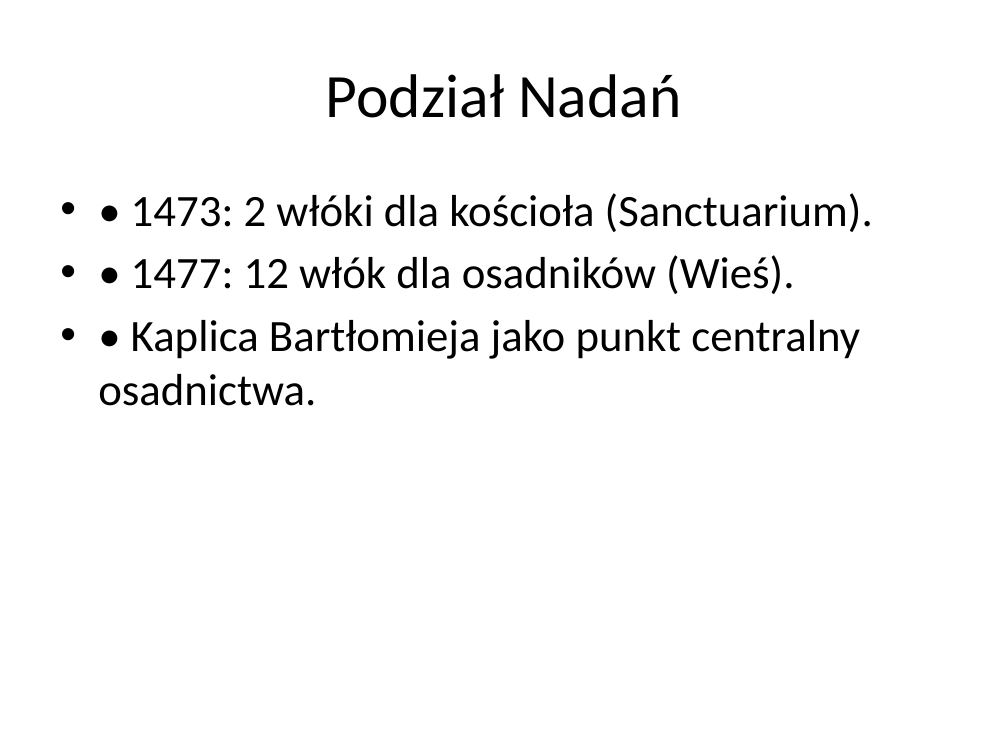
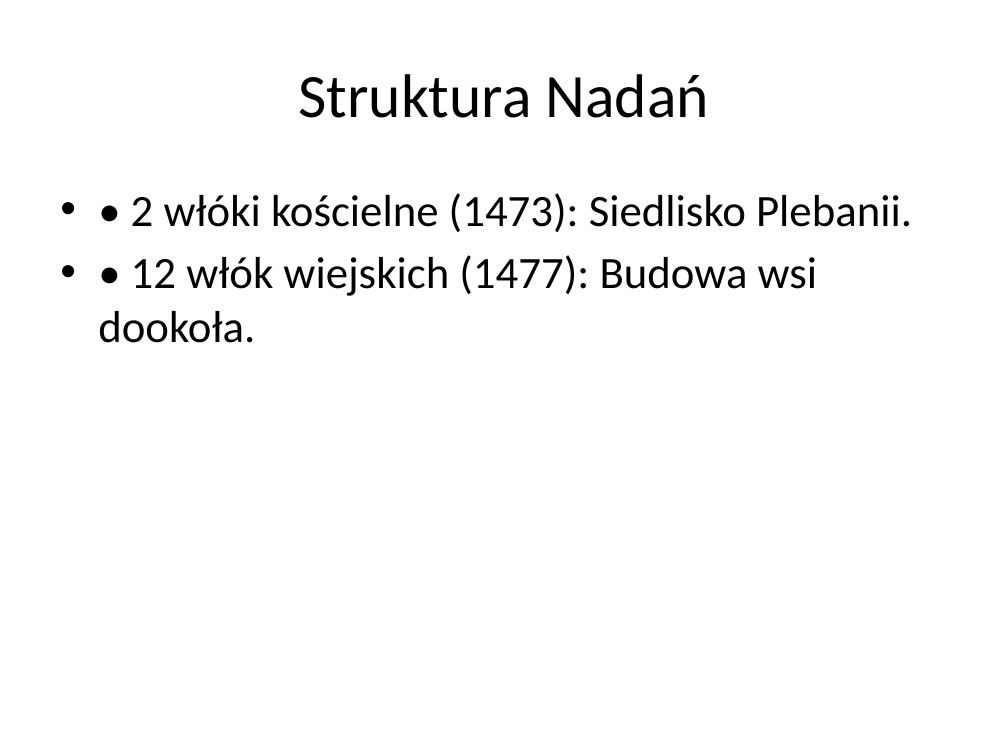
Before and after one commit to lindi2k23-eng/pustel, a slide deck: slide 5 of Analiza_Historyczno-Badawcza_Najnowszego Pustelnika170520266.pptx (slide 6 before the commit). Drawn at 1008x756 pixels with LibreOffice and Linux fonts; fonts in the diff are those of the drawing. Boxes give left, top, right and bottom in pixels: in the first picture for what was removed or moved away, otherwise in the second. Text is boxed around its words. In the diff, an @@ line names an element or a change of style, - is before the commit and + after.

```diff
--- a/Analiza_Historyczno-Badawcza_Najnowszego Pustelnika170520266.pptx
+++ b/Analiza_Historyczno-Badawcza_Najnowszego Pustelnika170520266.pptx
@@ title at [298, 74, 709, 118]: text changed @@
-Podział Nadań
+Struktura Nadań
@@ text at [98, 193, 912, 343]: text changed @@
-• • 1473: 2 włóki dla kościoła (Sanctuarium).
-• • 1477: 12 włók dla osadników (Wieś).
-• • Kaplica Bartłomieja jako punkt centralny osadnictwa.
+• • 2 włóki kościelne (1473): Siedlisko Plebanii.
+• • 12 włók wiejskich (1477): Budowa wsi dookoła.
```
Also in this commit, not shown: 3 other slides changed, 2 slides added, 2 slides removed, 2 other files.
